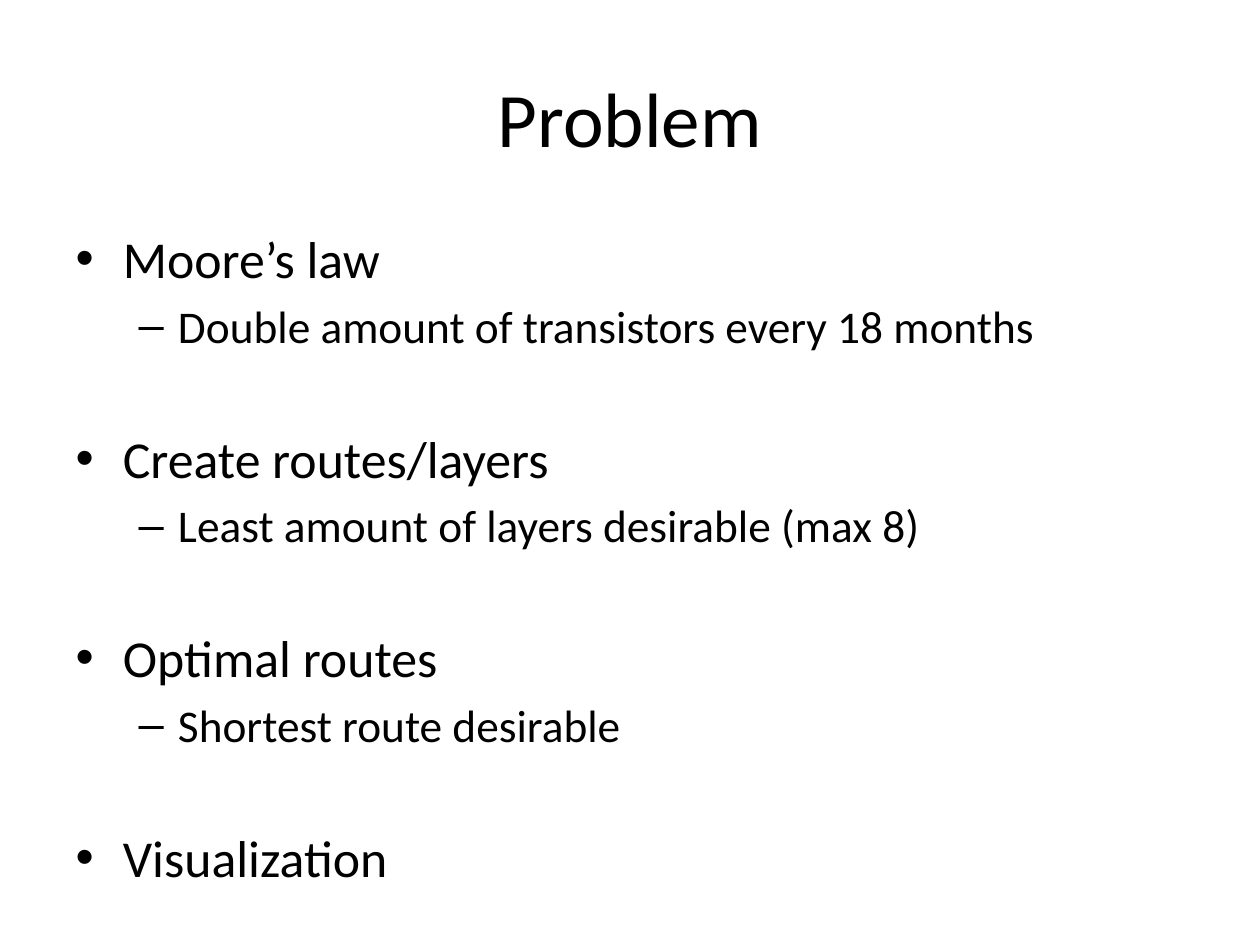
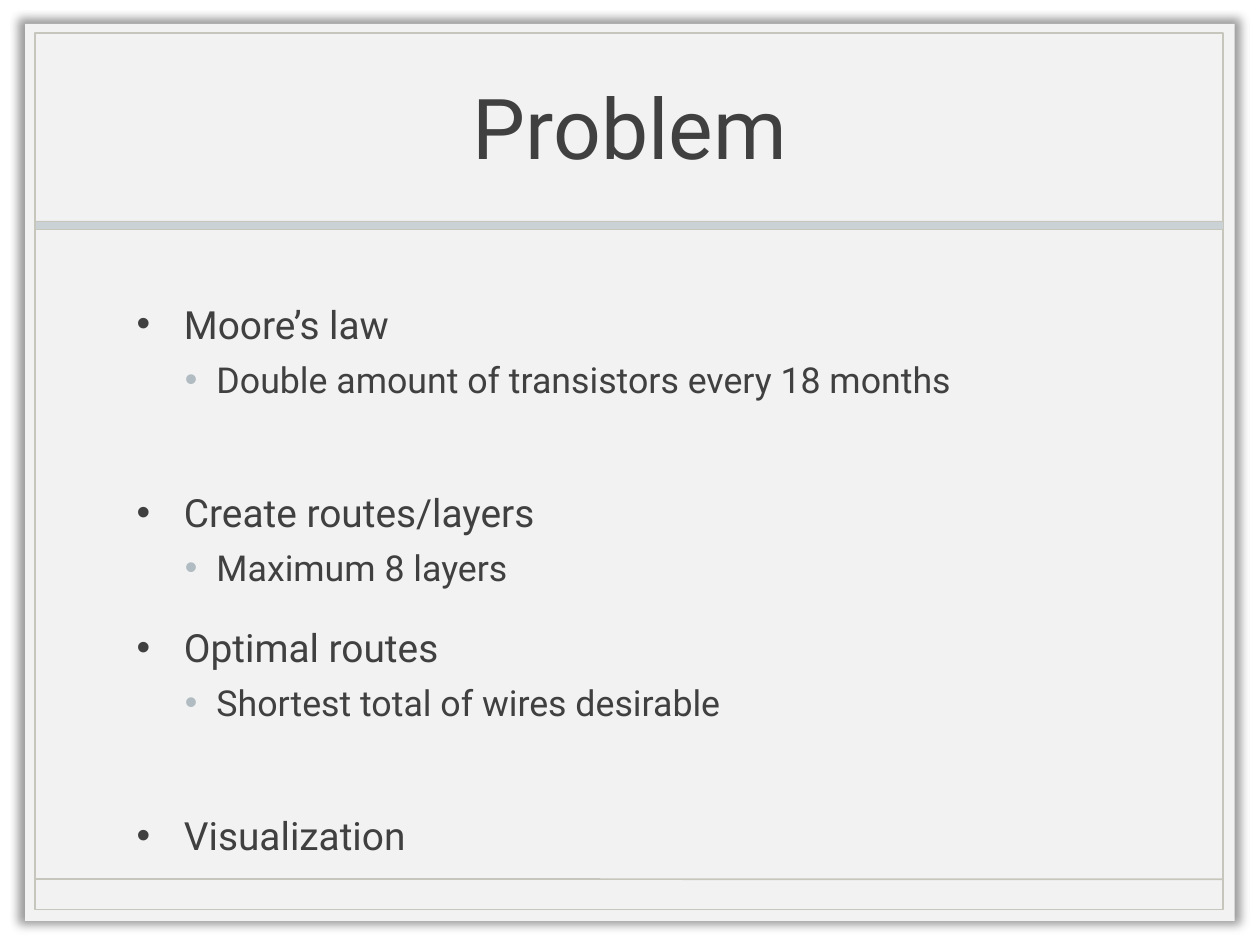
Before and after one commit to michielpauw/Heuristics, a slide deck: slide 2 of Presentatie chips and circuits.pptx. Drawn at 1260x945 pixels with LibreOffice and Linux fonts; fonts in the diff are those of the drawing; background and template pictures are left out. Boxes give left, top, right and bottom in pixels: in the first picture for what was removed or moved away, otherwise in the second. Text is boxed around its words. In the diff, an @@ line names an element or a change of style, - is before the commit and + after.

```diff
--- a/Presentatie chips and circuits.pptx
+++ b/Presentatie chips and circuits.pptx
@@ title "Problem": place and size @@
-title "Problem" at (498,93,762,148)
+title "Problem" at (473,96,787,160)
@@ title "Problem" at (473,96,787,160): size 44 to 48 pt, font Calibri to Roboto, text colour #000000 to #404040 @@
@@ group added at (25,24,1235,921): 3 rectangles, 1 line @@
@@ text "Moore’s law": place and size @@
-text "Moore’s law" at (123,241,1033,743)
+text "Moore’s law" at (184,310,950,851)
@@ text at (184,310,950,851): size 29.6 to 22.2 pt in "Moore’s law", "Create routes/layers", "Optimal routes", "Visualization"; font Calibri to Roboto, text colour #000000 to #404040 in "Moore’s law", "Double amount of transistors every 18 months", "Create routes/layers", "Optimal routes" and 1 more places; size 25.9 to 20.4 pt in "Double amount of transistors every 18 months"; more space between paragraphs; bullet – to • @@
@@ text at (216,554,507,589): text changed; size 25.9 to 20.4 pt; font Calibri to Roboto; text colour #000000 to #404040 @@
-  – Least amount of layers desirable (max 8)
+  • Maximum 8 layers
@@ text at (216,689,720,717): text changed; size 25.9 to 20.4 pt; font Calibri to Roboto; text colour #000000 to #404040 @@
-  – Shortest route desirable
+  • Shortest total of wires desirable
```
Also in this commit, not shown: 5 other slides changed, 6 slides added, 1 slide removed, 4 other files.
